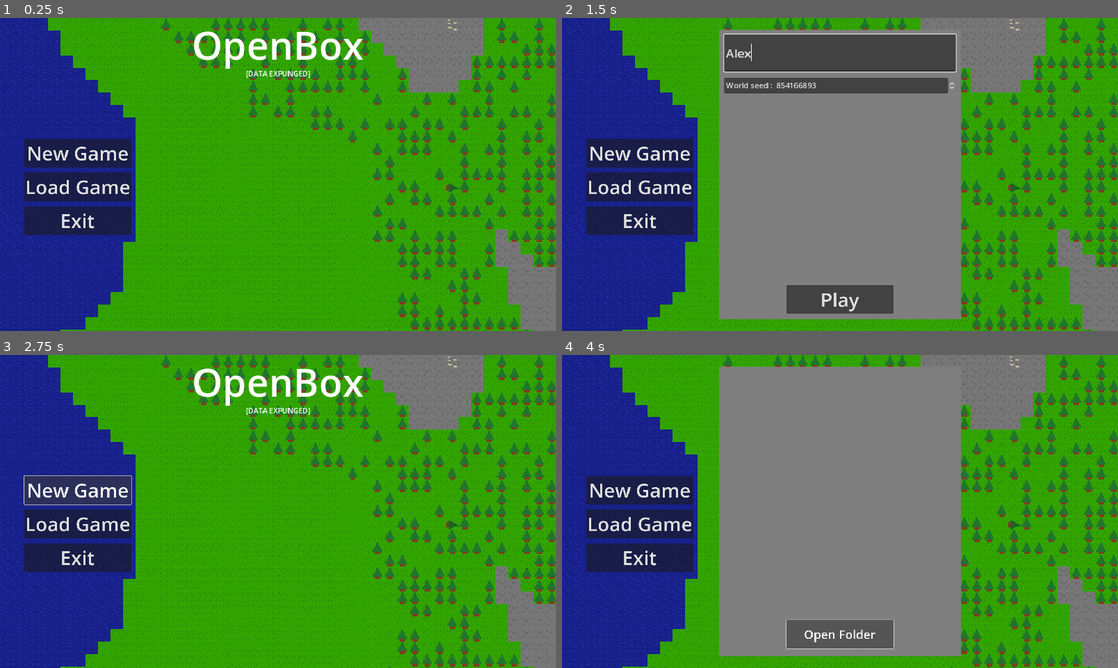
Above: before the commit, frames 1-4 (two rows, left to right).
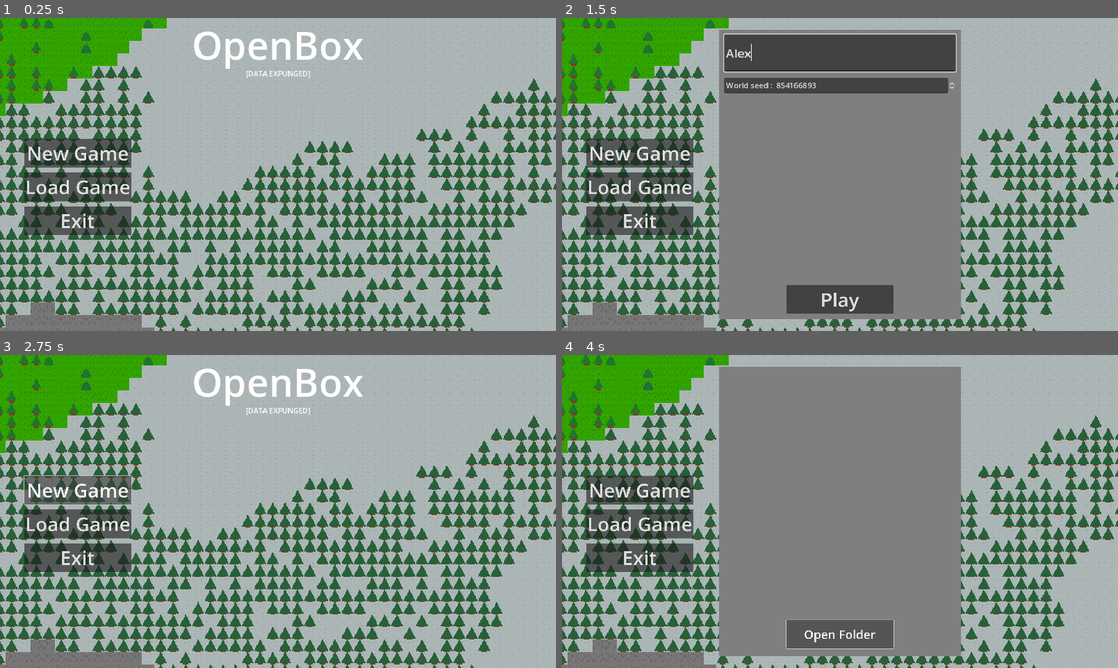
Above: after the commit, the same moments.

Repository: GamerninjaSKYT/OpenBox
Game: Godot game, scene res://MainMenu.tscn
Same seed, same stepped clock (60 frames per second), same inputs: the game is played once before the commit and once after it.
Inputs (mouse positions are in pixels of both pictures, inside the frame that each line leads up to):
- Up to frame 1 (0.25 s): no input
- Up to frame 2 (1.5 s): click "New Game" at 0.5 s; click (840, 52) at 1.27 s; type "Alex" at 1.35 s
- Up to frame 3 (2.75 s): click "New Game" at 2 s
- Up to frame 4 (4 s): click "Load Game" at 2.75 s; click "Open Folder" at 3.5 s

The runs differ from the first frame. In frame 1, 96% of the frame differs, in the area x 0-100%, y 0-100%; in frame 2, 57%; in frame 3, 96%; in frame 4, 57%.

Commit message:
Better creature movement
If the player goes behind a wall they will go towards the place on which they last saw the player

Diff:
--- a/Blocks/BlueberryBush.tscn
+++ b/Blocks/BlueberryBush.tscn
@@ -33,7 +33,7 @@
 drop = SubResource("Resource_srohv")
 mining_progress_control = NodePath("Node2D/MiningProgress")
 mining_progress_rot = NodePath("Node2D")
-growtime = 720.0
+growtime = 1080.0
 nongrown = ExtResource("2_qk4np")
 grown = ExtResource("3_domyq")
 grow_drop = SubResource("Resource_mcxni")
--- a/Creatures/caveling.tscn
+++ b/Creatures/caveling.tscn
@@ -52,6 +52,8 @@
 script = ExtResource("1_7w4hn")
 id = "caveling"
 follows_player = true
+follow_range = 1250.0
+sight_collision_mask = 5
 damage = 5.0
 speed = 250
 sprite = NodePath("Sprite2D")
--- a/MainMenu.tscn
+++ b/MainMenu.tscn
@@ -1,10 +1,10 @@
 [gd_scene load_steps=7 format=3 uid="uid://bxsfinubjctsc"]
 
-[ext_resource type="Texture2D" uid="uid://8hbu48hkh45m" path="res://MenuBackgrounds/alpha.png" id="1_dh53k"]
 [ext_resource type="Script" path="res://MenuManager.gd" id="1_qlwfi"]
 [ext_resource type="PackedScene" uid="uid://xbxxoc3djlr4" path="res://main_world.tscn" id="2_dib8i"]
 [ext_resource type="Script" path="res://splash.gd" id="2_vnxnp"]
 [ext_resource type="PackedScene" uid="uid://cnlfe5s0njg0b" path="res://worldui.tscn" id="3_wyw1i"]
+[ext_resource type="Texture2D" uid="uid://c2l4lnkwx2pbb" path="res://MenuBackgrounds/snow.png" id="4_s12bb"]
 [ext_resource type="Texture2D" uid="uid://dothftievaasc" path="res://sguare.png" id="4_yo3pi"]
 
 [node name="MainMenu" type="Node2D" node_paths=PackedStringArray("newgame_ui", "loadgame_ui", "seed_ui", "name_ui", "worlds_ui")]
@@ -32,7 +32,7 @@
 offset_right = 1792.0
 offset_bottom = 1003.0
 scale = Vector2(0.647, 0.647)
-texture = ExtResource("1_dh53k")
+texture = ExtResource("4_s12bb")
 
 [node name="Label" type="Label" parent="CanvasLayer/Control"]
 layout_mode = 1
--- a/Player.gd
+++ b/Player.gd
@@ -1,6 +1,7 @@
 class_name Player
 extends CharacterBody2D
 
+@export var col:CollisionShape2D
 @export var base_speed = 400  # base speed in pixels/sec
 @export var reach = 300
 var last_chunkpos:Vector2
@@ -237,7 +238,6 @@
 			damage_delay = item.item.reload
 			delay_bar.max_value = item.item.reload
 			var targets = get_tree().root.get_child(0).GetCreaturesInRadiusOnPos(reach,global_position)
-			print(targets)
 			for t in targets:
 				t.Damage(item.item.damage)
 		if item.item.food > 0 and right_click:
--- a/creature.gd
+++ b/creature.gd
@@ -4,8 +4,8 @@
 @export var id:String
 @export var follows_player = false
 @export var follow_range:float = 1000
-@export var end_follow_range:float = 1500
-var following_target = false
+@export_flags_2d_physics var sight_collision_mask
+var last_target_pos = Vector2.ZERO
 @export var damage_range = 100
 @export var damage:float = 1
 @export var damage_interval = 1
@@ -47,12 +47,17 @@
 	velocity = Vector2.ZERO
 	if follows_player:
 		if global_position.distance_to(player.global_position) <= follow_range:
-			following_target = true
-		if global_position.distance_to(player.global_position) >= end_follow_range:
-			following_target = false
-		if following_target:
-			var direction = global_position.direction_to(player.global_position)
+			var space_state = get_world_2d().direct_space_state
+			var query = PhysicsRayQueryParameters2D.create(global_position, player.col.global_position, sight_collision_mask)
+			var result = space_state.intersect_ray(query)
+			if result:
+				if result["collider"] == player:
+					last_target_pos = player.global_position
+		if last_target_pos != Vector2.ZERO:
+			var direction = global_position.direction_to(last_target_pos)
 			velocity = direction * speed
+			if global_position.distance_to(last_target_pos) < 5:
+				last_target_pos = Vector2.ZERO
 	if velocity.x > abs(velocity.y):
 		sprite.texture = sprite_right
 	elif abs(velocity.x) < -velocity.y:
--- a/player.tscn
+++ b/player.tscn
@@ -72,9 +72,10 @@
 [sub_resource type="StyleBoxFlat" id="StyleBoxFlat_8t4uv"]
 bg_color = Color(0.840221, 0.393718, 0.0984953, 1)
 
-[node name="Player" type="CharacterBody2D" node_paths=PackedStringArray("sprite", "buildzone", "buildsprite", "build_col", "inv", "inv_ui", "extended_inv", "time_text", "nightdark", "hpbar", "hungerbar", "healinghunger", "notif_ui", "notif_text", "delay_bar", "spriteanim") groups=["Player"]]
-collision_layer = 2
+[node name="Player" type="CharacterBody2D" node_paths=PackedStringArray("col", "sprite", "buildzone", "buildsprite", "build_col", "inv", "inv_ui", "extended_inv", "time_text", "nightdark", "hpbar", "hungerbar", "healinghunger", "notif_ui", "notif_text", "delay_bar", "spriteanim") groups=["Player"]]
+collision_layer = 6
 script = ExtResource("1_45kwr")
+col = NodePath("CollisionShape2D")
 image_front = ExtResource("2_lrmkq")
 image_back = ExtResource("3_j60p5")
 image_side_left = ExtResource("4_xcd1m")
Binary file added: MenuBackgrounds/snow.png
Not shown, added: MenuBackgrounds/snow.png.import
